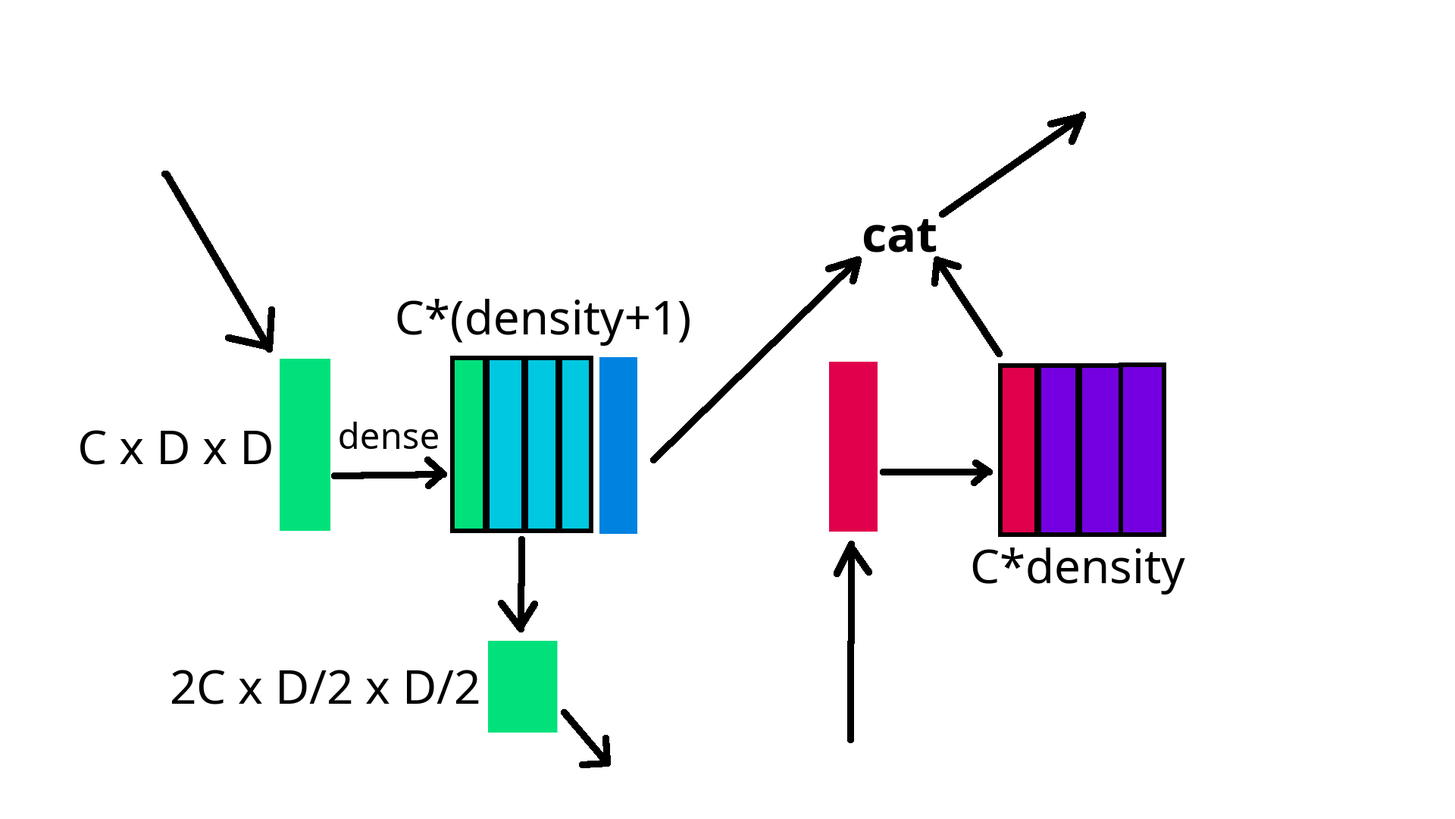
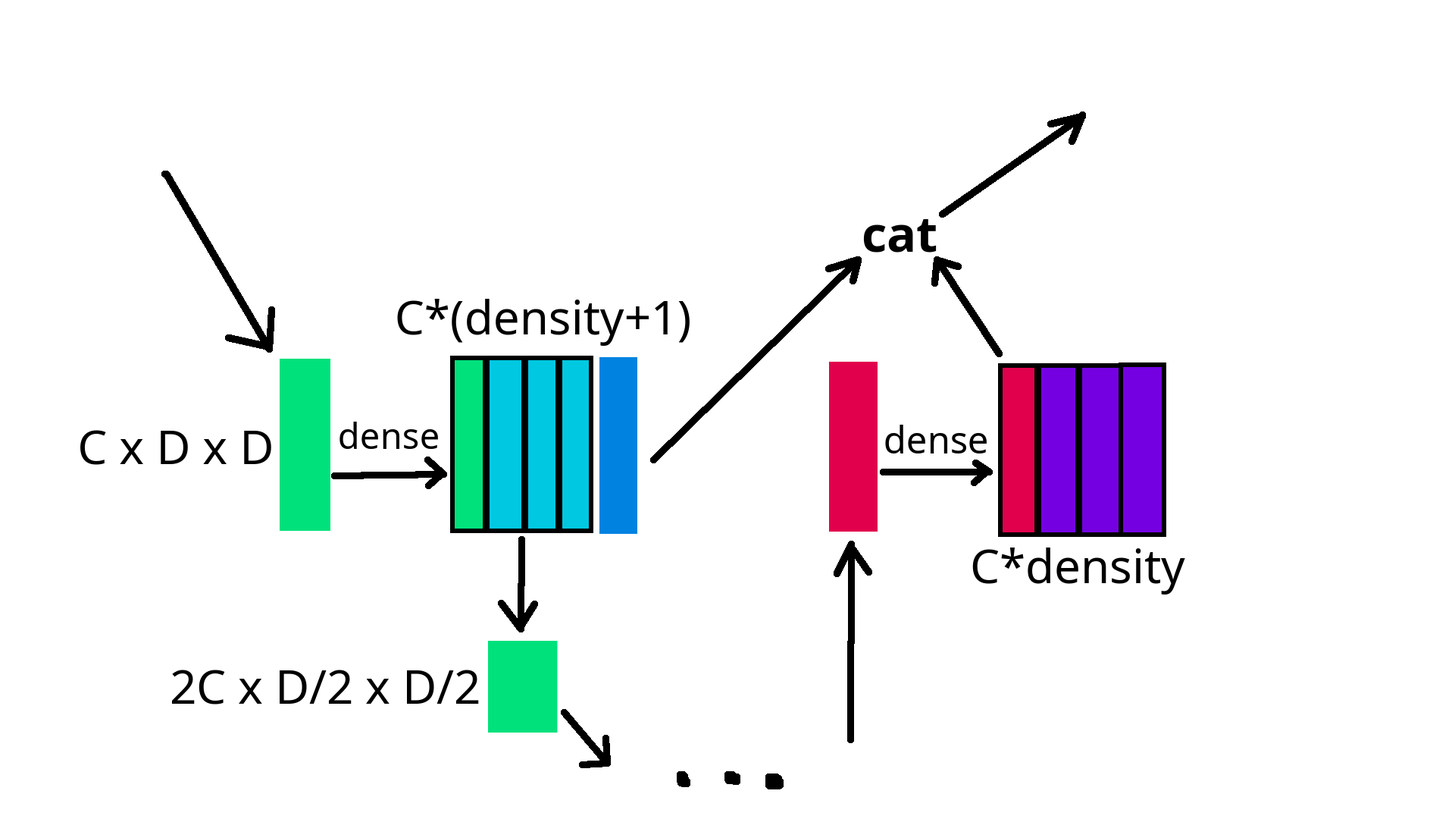
Layer changes from the first 1455 × 819 image to the second:
added layer "dense #1" above "right_arr" over [885, 424, 987, 454]
added layer "dots" above "Background" over [676, 770, 784, 790]
